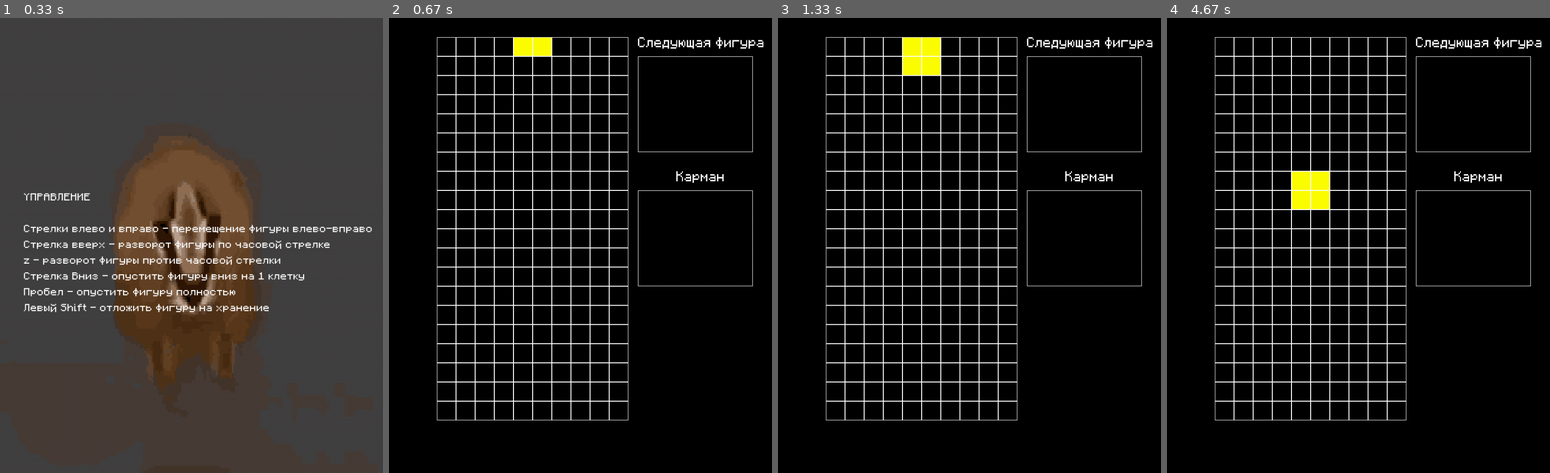
Above: before the commit, frames 1-4 (left to right).
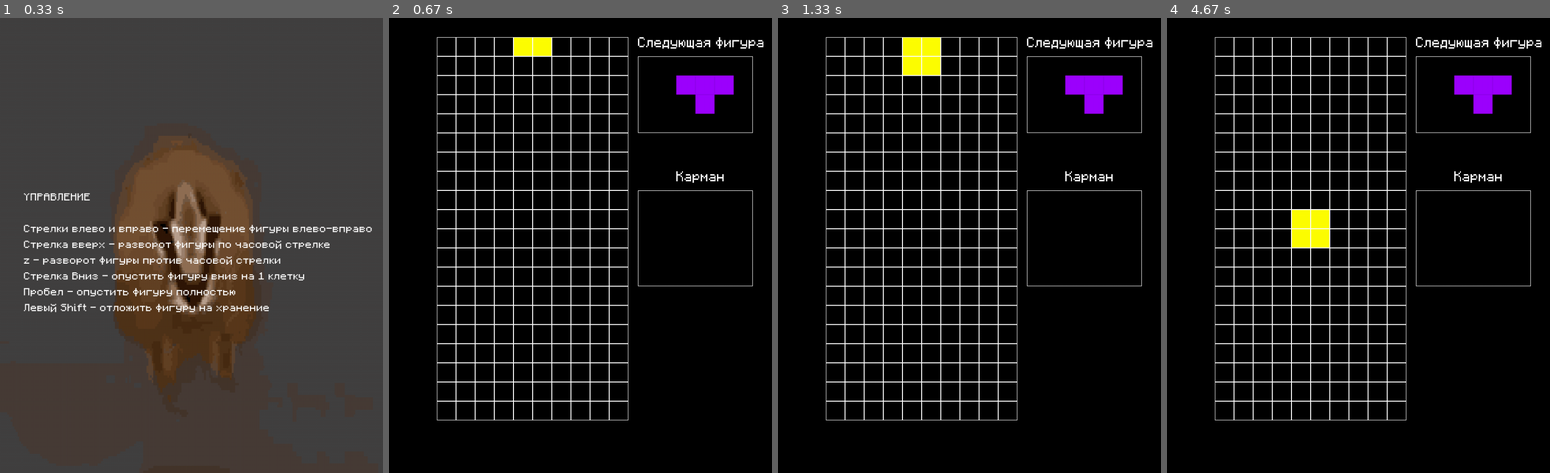
Above: after the commit, the same moments.

Repository: Nytrock/LyceumPygameProject
Game: pygame game, started from main.py
The game is run twice, just before and just after one commit, with the same random seed, the same clock (stepped at 60 frames per second) and the same inputs.
Inputs:
- Up to frame 1 (0.33 s): no input
- Up to frame 2 (0.67 s): hold Right from 0.33 s (still down)
- Up to frame 3 (1.33 s): release Right at 0.8 s; hold Shift 0.83-1.13 s; hold Up 0.83-1.13 s
- Up to frame 4 (4.67 s): hold Right 1.5-1.97 s; hold Down 2.57-2.87 s; hold Down from 4.4 s (still down)

Frame 1 is identical in both runs. In frame 2, 1.0% of the frame differs, in the area x 64-96%, y 12-30%; in frame 3, 1.0%; in frame 4, 2.6%, in the area x 32-96%, y 12-51%.

Commit message:
Добавлены просто тестовые спрайты, проверка на проигрыш, показ следующей фигуры (сразу спрайтами) и движение вниз

Diff:
--- a/main.py
+++ b/main.py
@@ -38,6 +38,26 @@
     return image
 
 
+class SpriteGroup(pygame.sprite.Group):
+
+    def __init__(self):
+        super().__init__()
+
+    def get_event(self, event):
+        for sprite in self:
+            sprite.get_event(event)
+
+
+class Sprite(pygame.sprite.Sprite):
+
+    def __init__(self, group):
+        super().__init__(group)
+        self.rect = None
+
+    def get_event(self, event):
+        pass
+
+
 class Board:
     # создание поля
     def __init__(self, width, height):
@@ -78,18 +98,34 @@
             if (i[0], i[1] + 1) not in list_:
                 free_cubes.append(i)
         for i in free_cubes:
-            if coords[1] + i[1] + 1 == len(self.board):
+            if coords[1] + i[1] + 1 >= len(self.board):
                 return False
             if self.board[coords[1] + i[1] + 1][coords[0] + i[0]] != 0:
                 return False
         return True
 
+    def scan_up(self, list_, coords):
+        free_cubes = []
+        for i in list_:
+            if (i[0], i[1] - 1) not in list_:
+                free_cubes.append(i)
+        for i in free_cubes:
+            if coords[1] + i[1] - 1 < 4:
+                return True
+        return False
+
 
 class Figure:
-    def __init__(self):
-        self.name = random.choice(list(types_coords.keys()))
+    def __init__(self, name=""):
+        if name == "":
+            self.name = random.choice(list(types_coords.keys()))
+        else:
+            self.name = name
         self.coords, self.color = types_coords[self.name]
+        self.sprites = []
         self.x, self.y = 5, 1
+        for i in self.coords:
+            self.sprites.append(Figure_Sprite(self.name, i, self.x, self.y, board))
         self.Stop = False
         self.num_rotation = 0
         self.update()
@@ -103,6 +139,8 @@
             self.Stop = True
 
     def Lose(self):
+        if board.scan_up(self.coords, (self.x, self.y)):
+            return True
         return False
 
     def Rotate(self, num):
@@ -114,11 +152,45 @@
             board.change_board(self.coords, (self.x, self.y), self.color)
 
     def Move(self, vector):
-        print("Move " + vector)
+        if vector == "down" and board.scan_down(self.coords, (self.x, self.y)):
+            board.change_board(self.coords, (self.x, self.y), 0)
+            self.y += 1
+            board.change_board(self.coords, (self.x, self.y), self.color)
+
+    def In_Next(self):
+        self.x, self.y = 2, 0
+        self.Stop = False
+        board_next.change_board(self.coords, (self.x, self.y), self.color)
+        for i in range(len(self.sprites)):
+            self.sprites[i].Move(self.coords[i], self.x, self.y, board_next)
+
+    def Out_next(self):
+        for i in self.sprites:
+            Figures_sprites.remove(i)
+        self.sprites.clear()
+        for i in self.coords:
+            self.sprites.append(Figure_Sprite(self.name, i, self.x, self.y, board))
+
+
+class Figure_Sprite(Sprite):
+    def __init__(self, name, coord, x, y, game_board):
+        super().__init__(Figures_sprites)
+        self.image = load_image(name + "-block.png")
+        self.rect = self.image.get_rect().move(game_board.left + (x + coord[0]) * game_board.cell_size,
+                                               game_board.top + (y + coord[1]) * game_board.cell_size)
+
+    def Move(self, coord, x, y, game_board):
+        self.rect = self.image.get_rect().move(game_board.left + (x + coord[0]) * game_board.cell_size,
+                                               game_board.top + (y + coord[1]) * game_board.cell_size)
 
 
 def Check_Board():
-    pass
+    for i in range(len(board.board)):
+        if 0 not in board.board[i]:
+            up = board.board[:i]
+            down = board.board[i + 1:]
+            board.board = list(map(lambda x: 0, board.board[i])) + up + down
+
 
 
 def Create_Archive():
@@ -164,12 +236,16 @@
 
 
 if __name__ == '__main__':
+    Figures_sprites = SpriteGroup()
     pygame.init()
     size = (800, 950)
     screen = pygame.display.set_mode(size)
     board = Board(10, 24)
     board.set_view(100, -120, 40)
 
+    board_next = Board(4, 2)
+    board_next.set_view(560, 120, 40)
+
     running = True
     clock = pygame.time.Clock()
     pygame.time.set_timer(pygame.USEREVENT, 500)
@@ -177,9 +253,13 @@
     start_screen()
 
     Main_Figure = Figure()
-    Archive_Figure = Figure()
+    Archive_Figure = None
+    Next_Figure = Figure()
+    Next_Figure.In_Next()
     score = 0
     while running:
+        font = pygame.font.Font("data/F77 Minecraft.ttf", 23)
+        endGame = pygame.font.Font("data/F77 Minecraft.ttf", 47)
         for event in pygame.event.get():
             if event.type == pygame.QUIT:
                 running = False
@@ -202,16 +282,22 @@
         if Main_Figure.Stop:
             if not Main_Figure.Lose():
                 Check_Board()
-                Main_Figure = Figure()
+                Main_Figure = Figure(name=Next_Figure.name)
+                Next_Figure.Out_next()
+                Next_Figure = Figure()
+                Next_Figure.In_Next()
+            else:
+                string_rendered = endGame.render("Вы проиграли", True, pygame.Color('white'))
+                screen.blit(string_rendered, pygame.Rect(100, 860, 0, 0))
         board.test_render(screen)
         pygame.draw.rect(screen, pygame.Color("black"), (0, 0, 700, 40))
-        pygame.draw.rect(screen, pygame.Color("white"), (520, 80, 240, 200), width=1)
+        pygame.draw.rect(screen, pygame.Color("white"), (520, 80, 240, 160), width=1)
         pygame.draw.rect(screen, pygame.Color("white"), (520, 360, 240, 200), width=1)
-        font = pygame.font.Font("data/F77 Minecraft.ttf", 23)
         string_rendered = font.render("Следующая фигура", True, pygame.Color('white'))
         screen.blit(string_rendered, pygame.Rect(520, 40, 0, 0))
         string_rendered = font.render("Карман", True, pygame.Color('white'))
         screen.blit(string_rendered, pygame.Rect(600, 320, 0, 0))
+        Figures_sprites.draw(screen)
         clock.tick(60)
         pygame.display.flip()
     pygame.quit()
Binary file added: data/Background.png
Binary file added: data/I-block.png
Binary file added: data/J-block.png
Binary file added: data/L-block.png
Binary file added: data/O-block.png
Binary file added: data/S-block.png
Binary file added: data/T-block.png
Binary file added: data/Z-block.png
